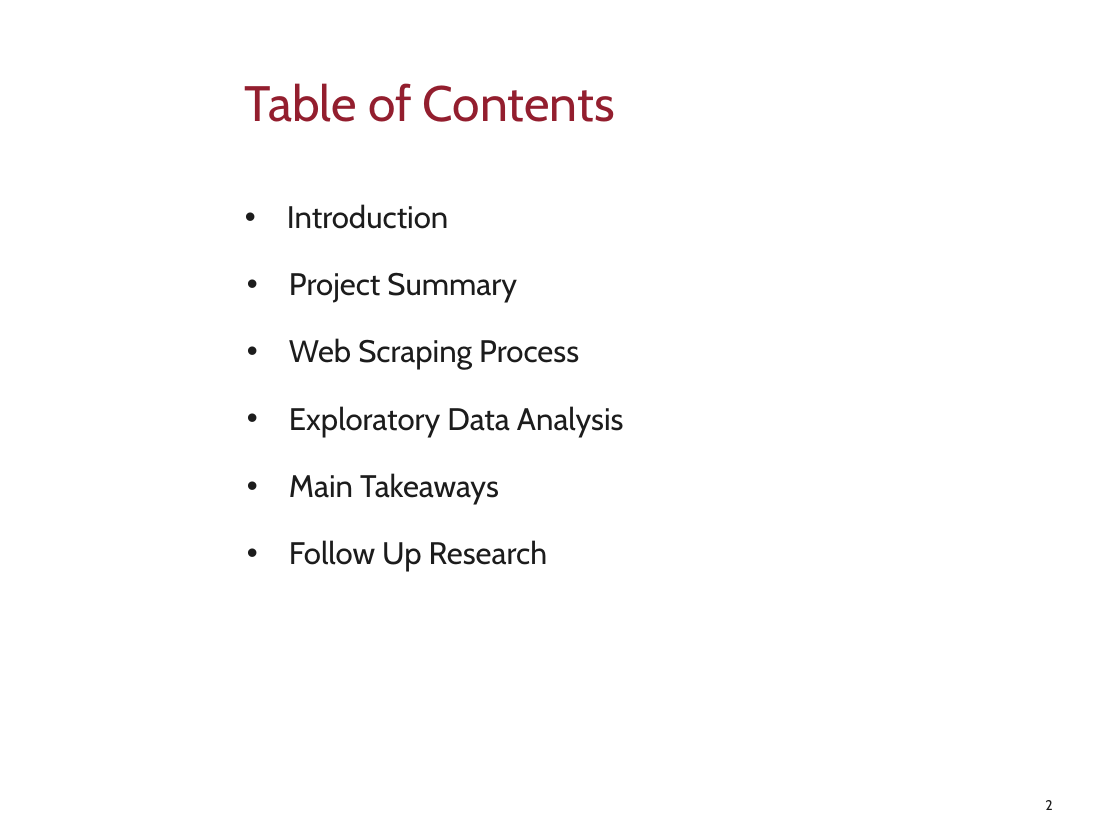
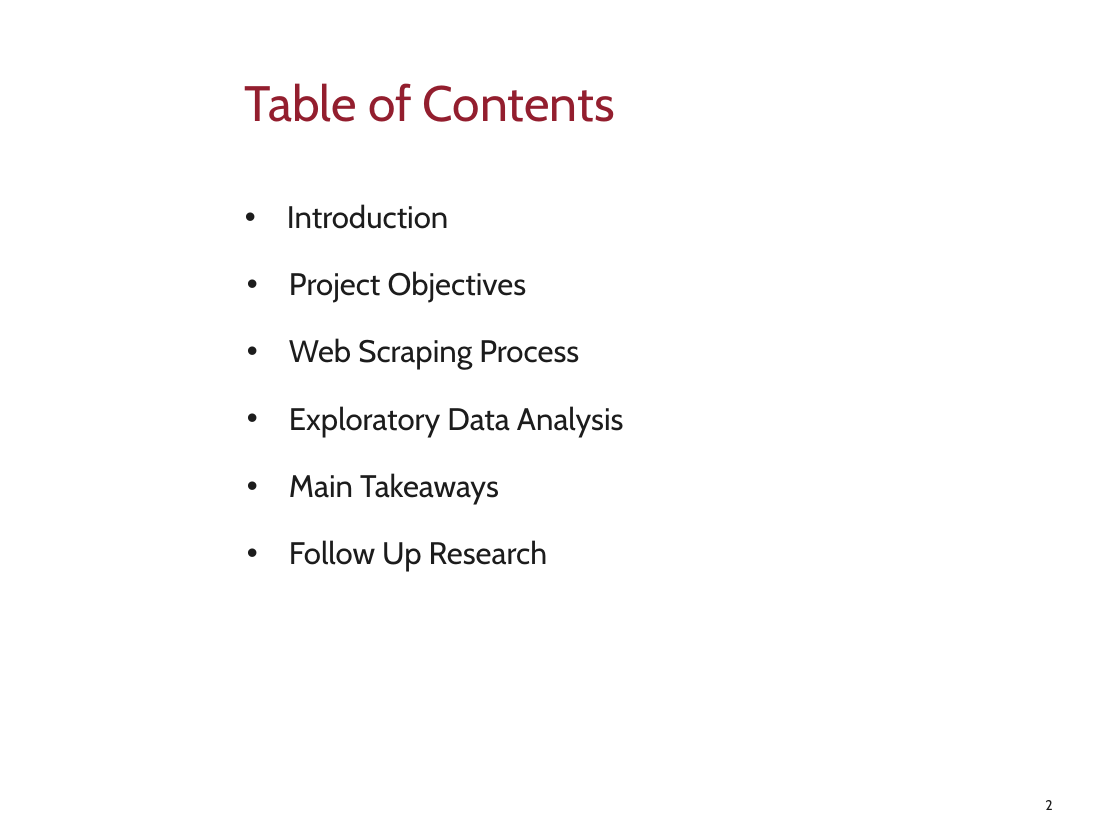
Before and after one commit to osirjeremy/metacritic_videogameReviews_scraping, a slide deck: slide 2 of 2021.10_Metacritic Videogame Reviews Analysis_JeremyOsir_NYCDSA.pptx. Drawn at 1120x840 pixels with LibreOffice and Linux fonts; fonts in the diff are those of the drawing; background and template pictures are left out. Boxes give left, top, right and bottom in pixels: in the first picture for what was removed or moved away, otherwise in the second. Text is boxed around its words. In the diff, an @@ line names an element or a change of style, - is before the commit and + after.

```diff
--- a/2021.10_Metacritic Videogame Reviews Analysis_JeremyOsir_NYCDSA.pptx
+++ b/2021.10_Metacritic Videogame Reviews Analysis_JeremyOsir_NYCDSA.pptx
@@ text at (289,271,527,303): text changed @@
-• Project Summary
+• Project Objectives
```
Also in this commit, not shown: 3 other slides changed, 1 slide added, 1 other file.
